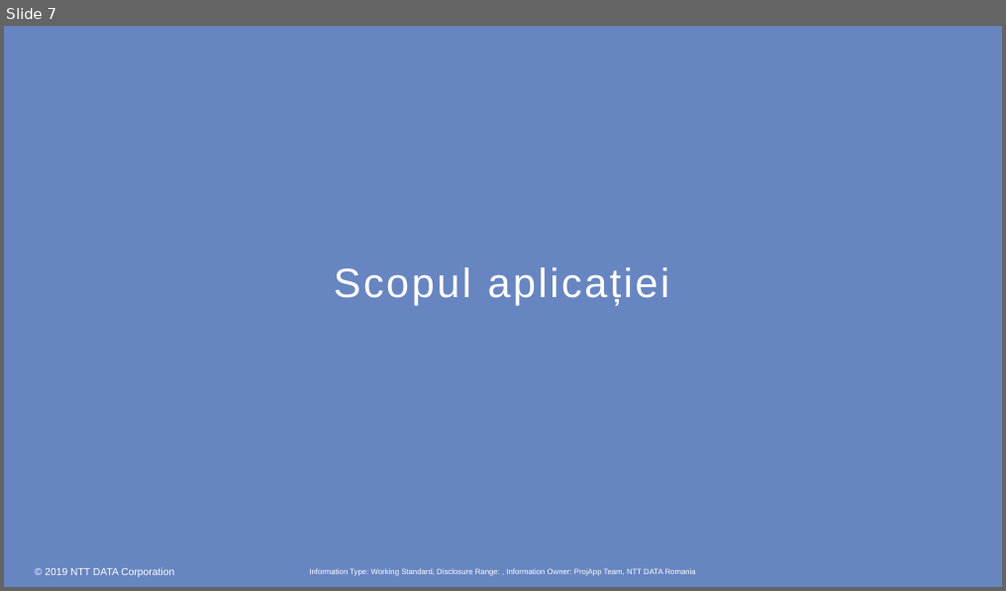
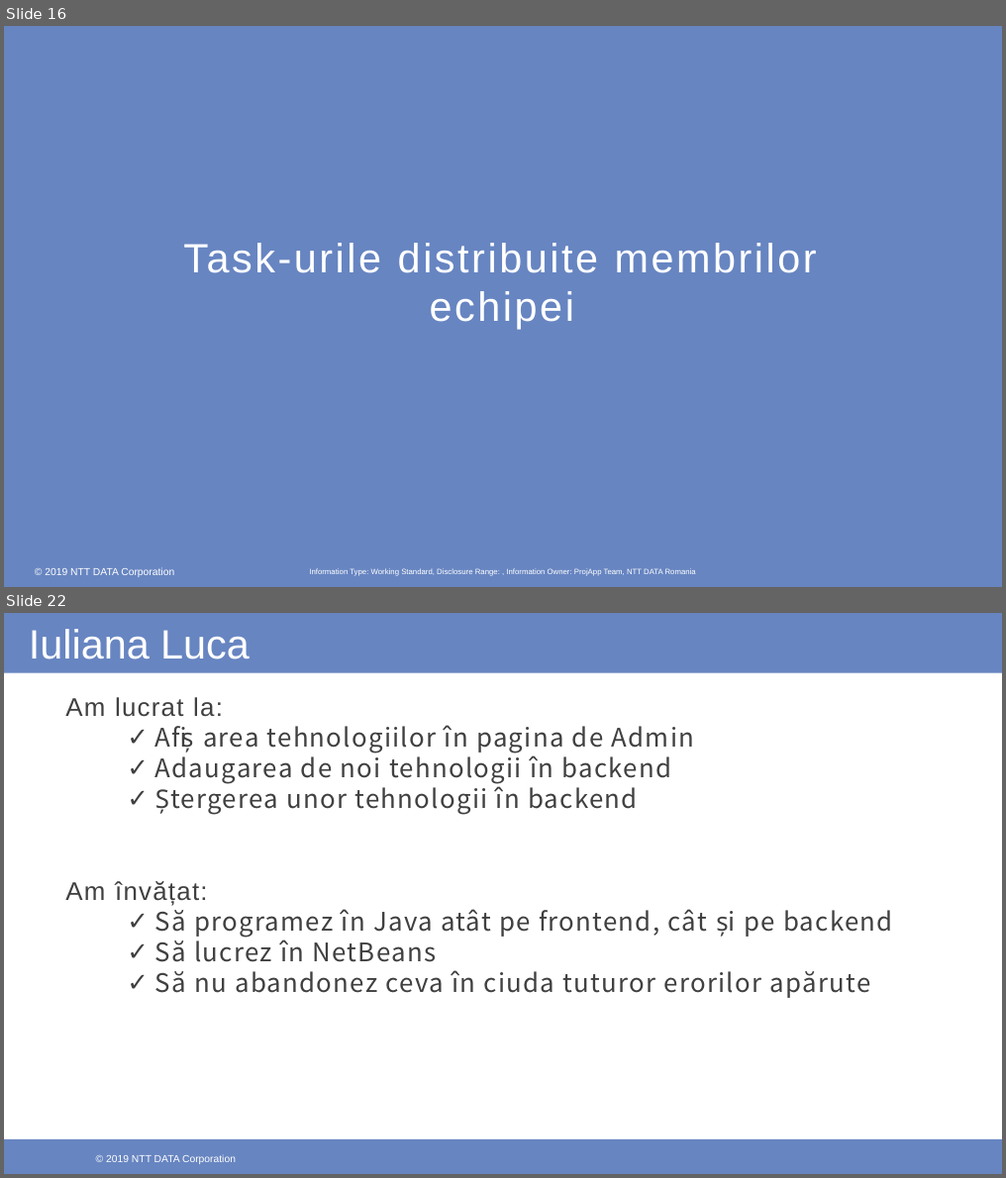
Before and after one commit to marianungureanu/ProjApp, a slide deck: ProjAppPresentation.pptx. Shown one above the other, each under a label of ours: slide 7 before the commit, slides 16 and 22 after it; the slides between them are not shown. The pictures are 1006x591 and 1006x1178 pixels, drawn with LibreOffice and Linux fonts; fonts in the diff are those of the drawing; background and template pictures are left out. Boxes give left, top, right and bottom in pixels: in the first picture for what was removed or moved away, otherwise in the second. Text is boxed around its words. In the diff, an @@ line names an element or a change of style, - is before the commit and + after.

```diff
--- a/ProjAppPresentation.pptx
+++ b/ProjAppPresentation.pptx
@@ slide 22 added at [4,613,1002,1174], background #FFFFFF @@
@@ rectangle added at [4,613,1002,672], fill #6785C1 @@
@@ text added at [29,629,250,660], 39.4 pt, text #FFFFFF @@
+Iuliana Luca
@@ text added at [65,697,893,998], 24.6 pt, text #404040 @@
+Am lucrat la:
+  ✓ Afișarea tehnologiilor în pagina de Admin
+  ✓ Adaugarea de noi tehnologii în backend
+  ✓ Ștergerea unor tehnologii în backend
+Am învățat:
+  ✓ Să programez în Java atât pe frontend, cât și pe backend
+  ✓ Să lucrez în NetBeans
+  ✓ Să nu abandonez ceva în ciuda tuturor erorilor apărute
@@ rectangle added at [4,1140,1002,1174], fill #6785C1 @@
@@ rectangle added at [73,1143,234,1167], fill #6785C1 @@
@@ rectangle added at [411,1144,572,1168], fill #6785C1 @@
@@ text added at [94,1155,236,1164], 9.8 pt, text #FFFFFF @@
+© 2019 NTT DATA Corporation
@@ text added at [106,1155,224,1164], 9.8 pt, text #FFFFFF @@
+© 2019 NTT DATA Corporation
@@ page number added at [469,1149,537,1167], 14.8 pt, text #FFFFFF @@
+22
@@ what was slide 7 is now slide 16 @@
@@ slide 16 changed as well @@
@@ title at [183,243,817,329]: text changed @@
-Scopul aplicației
+Task-urile distribuite membrilor echipei
```
Also in this commit, not shown: 8 other slides changed, 21 other slides added, 2 slides removed.
